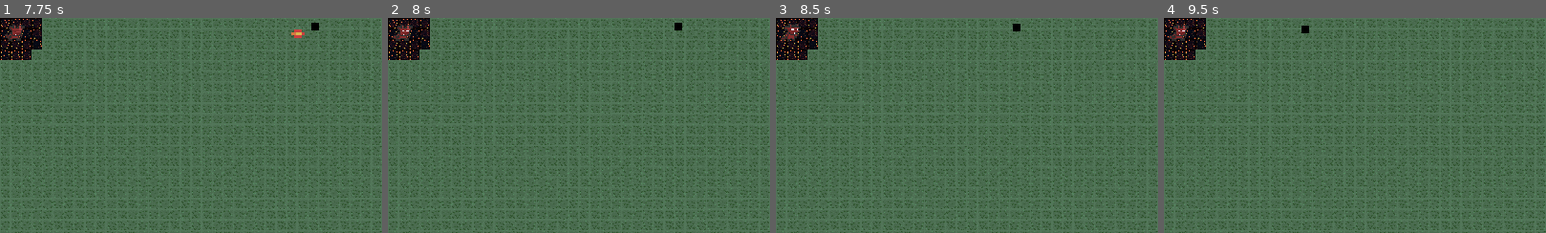
Above: before the commit, frames 1-4 (left to right).
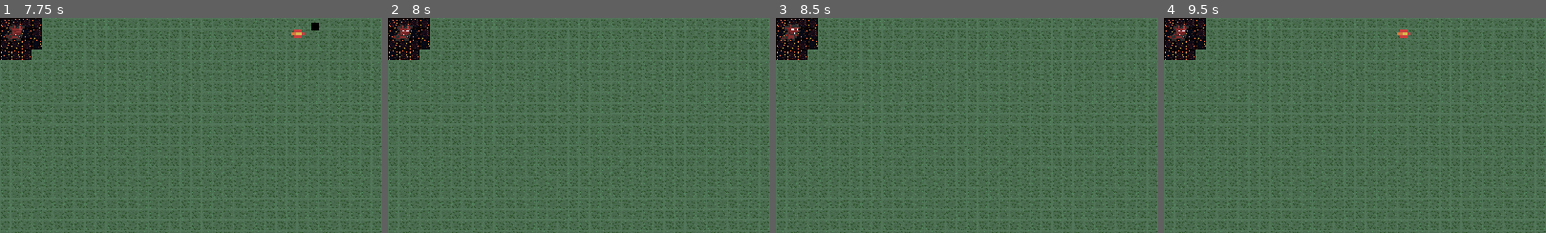
Above: after the commit, the same moments.

Repository: Seblis/They-won-t-survive
Game: Godot game, scene res://main.tscn
The game is run twice, just before and just after one commit, with the same random seed, the same clock (stepped at 60 frames per second) and the same inputs.
Inputs:
- Up to frame 1 (7.75 s): click "Play" at 0.5 s; tap Enter at 1.25 s; hold D (Weapon right) 1.28-2.03 s; hold S (Weapon down) 2.03-2.78 s; hold D (Weapon right) 2.78-3.53 s; tap Space at 3.5 s; hold W (Weapon up) 3.53-4.28 s; hold A (Weapon left) 4.28-5.78 s; hold S (Weapon down) 5.78-6.53 s; hold D (Weapon right) 6.53-7.28 s; hold W (Weapon up) from 7.28 s (still down)
- Up to frame 2 (8 s): keep holding W (Weapon up)
- Up to frame 3 (8.5 s): release W (Weapon up) at 8.03 s; hold D (Weapon right) from 8.03 s (still down)
- Up to frame 4 (9.5 s): release D (Weapon right) at 8.78 s; hold S (Weapon down) from 8.78 s (still down)
The pictures show only the part of the screen within x 0-50%, y 0-50%; the shares and areas given below are measured in that part.

Frame 1 is identical in both runs. In frame 2, less than 0.1% of the frame differs, in the area x 75-77%, y 2-6%; in frame 3, less than 0.1%; in frame 4, 0.2%, in the area x 36-65%, y 3-10%.

Commit message:
Added basic death behaviour to the knight

Diff:
--- a/npcs/enemy_knight/enemy_knight.gd
+++ b/npcs/enemy_knight/enemy_knight.gd
@@ -6,7 +6,6 @@
 
 func _ready():
 	pass
-
 
 func _physics_process(delta):
 	var move_to_player = (player.global_position - global_position).normalized()
@@ -17,3 +16,7 @@
 
 func set_player_node(player_node):
 	player = player_node
+
+
+func _on_entity_died():
+	queue_free()
--- a/npcs/enemy_knight/enemy_knight.tscn
+++ b/npcs/enemy_knight/enemy_knight.tscn
@@ -32,3 +32,6 @@
 
 [node name="HurtboxArea" type="CollisionShape2D" parent="HurtboxComponent"]
 shape = SubResource("RectangleShape2D_kuemm")
+
+[connection signal="on_entity_died" from="HealthComponent" to="." method="_on_health_component_on_entity_died"]
+[connection signal="on_entity_died" from="HealthComponent" to="." method="_on_entity_died"]
